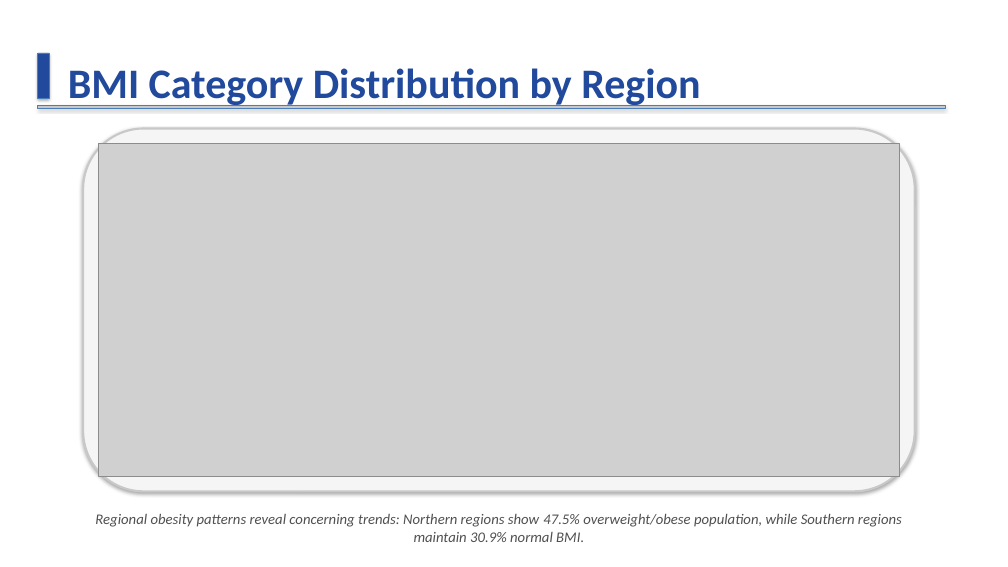
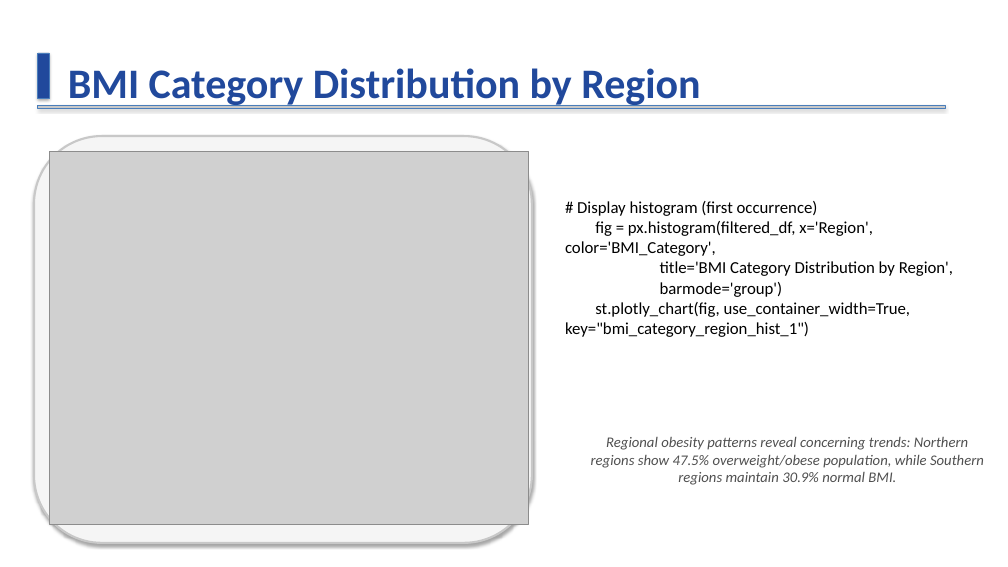
Before and after one commit to Aayush-Chawla/Dietary-Patterns-DAP, a slide deck: slide 5 of Indian_Dietary_Analysis_Modern.pptx. Drawn at 1008x567 pixels with LibreOffice and Linux fonts; fonts in the diff are those of the drawing; grey boxes stand for pictures. Boxes give left, top, right and bottom in pixels: in the first picture for what was removed or moved away, otherwise in the second. Text is boxed around its words. In the diff, an @@ line names an element or a change of style, - is before the commit and + after.

```diff
--- a/Indian_Dietary_Analysis_Modern.pptx
+++ b/Indian_Dietary_Analysis_Modern.pptx
@@ rounded rectangle: place and size @@
-rounded rectangle at bbox=[83, 129, 915, 492]
+rounded rectangle at bbox=[34, 136, 532, 543]
@@ picture: place and size @@
-picture at bbox=[98, 144, 900, 476]
+picture at bbox=[49, 151, 529, 524]
@@ text added at bbox=[565, 201, 953, 337], 16 pt, text #000000 @@
+# Display histogram (first occurrence)
+fig = px.histogram(filtered_df, x='Region', color='BMI_Category',
+title='BMI Category Distribution by Region',
+barmode='group')
+st.plotly_chart(fig, use_container_width=True, key="bmi_category_region_hist_1")
@@ text "Regional obesity patterns reveal concerning ..." rewrapped from bbox=[95, 514, 902, 542] to bbox=[591, 437, 984, 485] @@
```
Also in this commit, not shown: 5 other slides changed.
